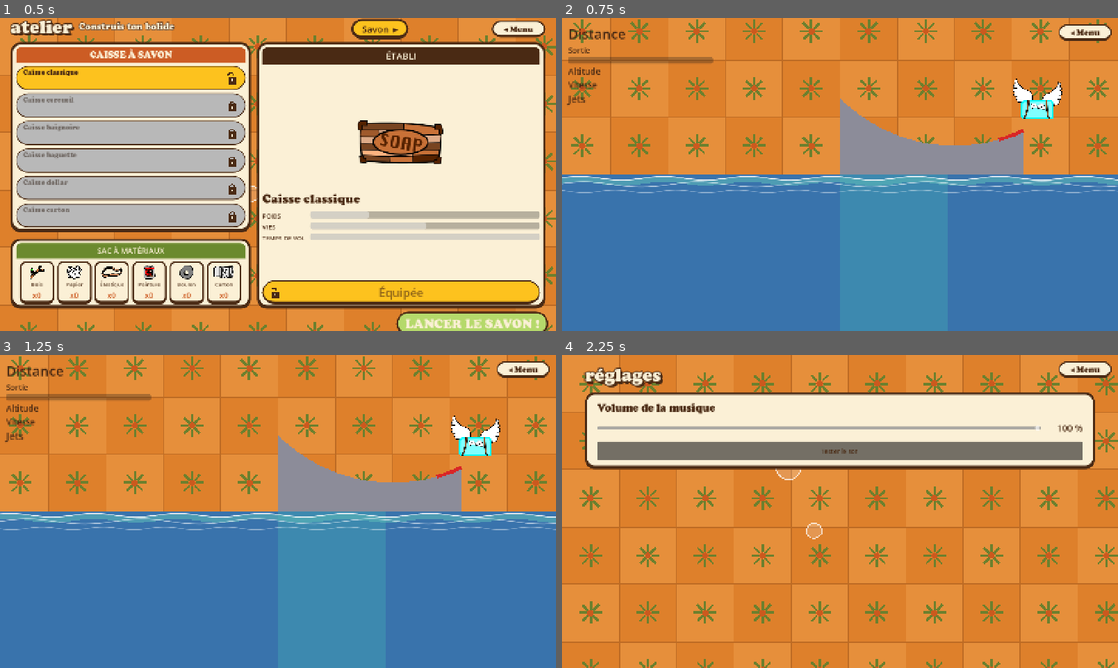
Above: before the commit, frames 1-4 (two rows, left to right).
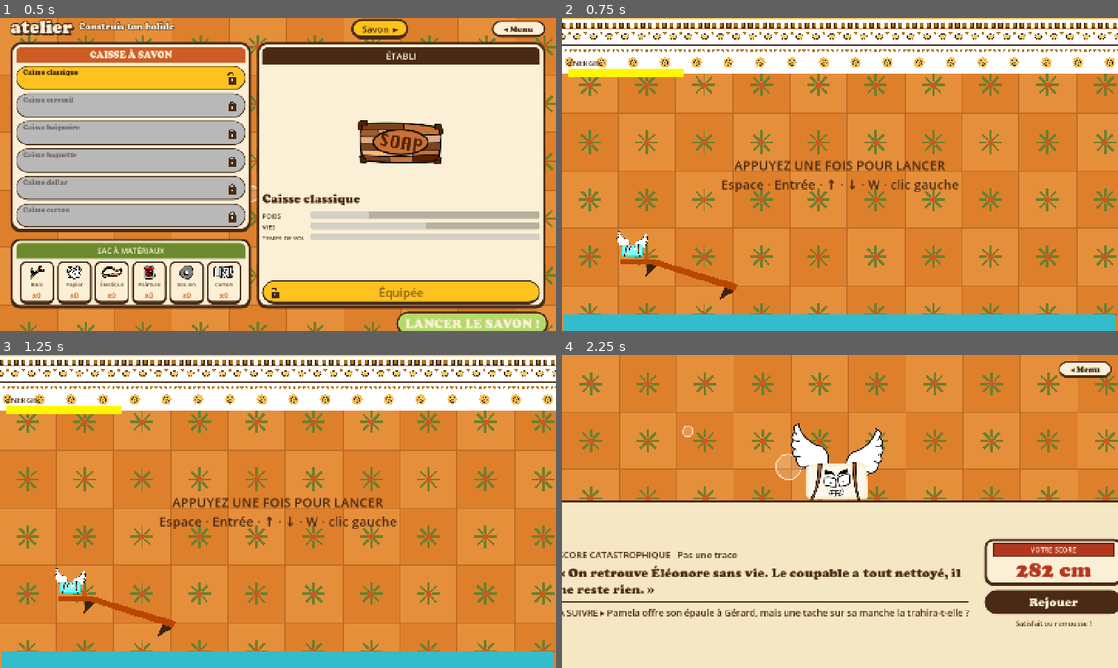
Above: after the commit, the same moments.

Repository: atostivint/LesAilesEtLaCaisse
Game: Godot game, scene res://scenes/atelier.tscn
The game is run twice, just before and just after one commit, with the same random seed, the same clock (stepped at 60 frames per second) and the same inputs. Sound files missing from this copy of the repository are replaced by a short silence.
Inputs (mouse positions are in pixels of both pictures, inside the frame that each line leads up to):
- Up to frame 1 (0.5 s): no input
- Up to frame 2 (0.75 s): click "LANCER LE SAVON !" at 0.5 s
- Up to frame 3 (1.25 s): no input
- Up to frame 4 (2.25 s): click (1084, 370) at 1.25 s, where only the run before the commit has a clickable "◂ Menu"; click (979, 596) at 2 s, where only the run before the commit has a clickable "Réglages"

Frame 1 is identical in both runs. In frame 2, 78% of the frame differs, in the area x 0-100%, y 0-100%; in frame 3, 78%; in frame 4, 78%, in the area x 0-100%, y 4-100%.
Error before the commit: Parse Error: Unexpected "<<" in class body. (res://scripts/vol.gd:126)
Error after the commit: Invalid assignment of property or key 'texture' with value of type 'CompressedTexture2D' on a base object of type 'null instance'. (res://scripts/score_ecran.g…

Commit message:
Push 2 mathilde

Diff:
--- a/Mathilde/main_menu.tscn
+++ b/Mathilde/main_menu.tscn
@@ -76,7 +76,7 @@
 corner_radius_bottom_right = 16
 corner_radius_bottom_left = 16
 
-[node name="MainMenu" type="Control" unique_id=1752383985]
+[node name="MainMenu" type="Control"]
 layout_mode = 3
 anchors_preset = 15
 anchor_right = 1.0
@@ -85,7 +85,7 @@
 grow_vertical = 2
 script = ExtResource("1_hv5mw")
 
-[node name="Fond" type="Control" parent="." unique_id=1307705922]
+[node name="Fond" type="Control" parent="."]
 layout_mode = 1
 anchors_preset = 15
 anchor_right = 1.0
@@ -94,35 +94,35 @@
 grow_vertical = 2
 script = ExtResource("3_tile")
 
-[node name="Etagere" type="Node2D" parent="." unique_id=267384423]
-
-[node name="Planche" type="Polygon2D" parent="Etagere" unique_id=724895415]
+[node name="Etagere" type="Node2D" parent="."]
+
+[node name="Planche" type="Polygon2D" parent="Etagere"]
 color = Color(0.6, 0.36, 0.18, 1)
 polygon = PackedVector2Array(0, 520, 580, 520, 580, 542, 0, 542)
 
-[node name="MontantG" type="Polygon2D" parent="Etagere" unique_id=16498107]
+[node name="MontantG" type="Polygon2D" parent="Etagere"]
 color = Color(0.42, 0.24, 0.12, 1)
 polygon = PackedVector2Array(30, 542, 50, 542, 50, 572, 30, 572)
 
-[node name="MontantD" type="Polygon2D" parent="Etagere" unique_id=457708742]
+[node name="MontantD" type="Polygon2D" parent="Etagere"]
 color = Color(0.42, 0.24, 0.12, 1)
 polygon = PackedVector2Array(500, 542, 520, 542, 520, 572, 500, 572)
 
-[node name="Coureur" type="Node2D" parent="." unique_id=775737576]
+[node name="Coureur" type="Node2D" parent="."]
 position = Vector2(150, 520)
 script = ExtResource("2_run")
 
-[node name="Savon" parent="Coureur" unique_id=1696874375 instance=ExtResource("6_soap")]
+[node name="Savon" parent="Coureur" instance=ExtResource("6_soap")]
 mouths = Array[Texture2D]([ExtResource("5_1u4yv"), ExtResource("6_utccf"), ExtResource("7_dlqu6"), ExtResource("8_nnwcl"), ExtResource("9_pp1d3")])
 
-[node name="Eau" type="Control" parent="." unique_id=1443041882]
+[node name="Eau" type="Control" parent="."]
 anchors_preset = 0
 offset_top = 740.0
 offset_right = 1456.0
 offset_bottom = 819.0
 script = ExtResource("4_eau")
 
-[node name="Titre" type="Label" parent="." unique_id=1104752963]
+[node name="Titre" type="Label" parent="."]
 layout_mode = 0
 offset_left = 760.0
 offset_top = 20.0
@@ -139,7 +139,7 @@
 text = "Les ailes
 et la caisse"
 
-[node name="Sous-titre" type="Label" parent="." unique_id=622477877]
+[node name="Sous-titre" type="Label" parent="."]
 layout_mode = 0
 offset_left = 776.0
 offset_top = 290.0
@@ -151,7 +151,7 @@
 text = "Satisfait ou remoussé"
 horizontal_alignment = 1
 
-[node name="Boutons" type="VBoxContainer" parent="." unique_id=1874568896]
+[node name="Boutons" type="VBoxContainer" parent="."]
 layout_mode = 0
 offset_left = 776.0
 offset_top = 400.0
@@ -159,7 +159,7 @@
 offset_bottom = 762.0
 theme_override_constants/separation = 14
 
-[node name="Jouer" type="Button" parent="Boutons" unique_id=22785322]
+[node name="Jouer" type="Button" parent="Boutons"]
 custom_minimum_size = Vector2(630, 80)
 layout_mode = 2
 theme_override_colors/font_color = Color(1, 1, 1, 1)
@@ -173,7 +173,7 @@
 theme_override_styles/focus = SubResource("btn_vert")
 text = "Nouvelle partie"
 
-[node name="Continuer" type="Button" parent="Boutons" unique_id=2125870882]
+[node name="Continuer" type="Button" parent="Boutons"]
 custom_minimum_size = Vector2(630, 80)
 layout_mode = 2
 theme_override_colors/font_color = Color(1, 1, 1, 1)
@@ -189,7 +189,7 @@
 theme_override_styles/focus = SubResource("btn_marron")
 text = "Continuer"
 
-[node name="Reglages" type="Button" parent="Boutons" unique_id=1100497700]
+[node name="Reglages" type="Button" parent="Boutons"]
 custom_minimum_size = Vector2(630, 80)
 layout_mode = 2
 theme_override_colors/font_color = Color(1, 1, 1, 1)
@@ -203,7 +203,7 @@
 theme_override_styles/focus = SubResource("btn_marron")
 text = "Réglages"
 
-[node name="Credits" type="Button" parent="Boutons" unique_id=212940124]
+[node name="Credits" type="Button" parent="Boutons"]
 custom_minimum_size = Vector2(630, 80)
 layout_mode = 2
 theme_override_colors/font_color = Color(1, 1, 1, 1)
@@ -217,7 +217,7 @@
 theme_override_styles/focus = SubResource("btn_marron")
 text = "Crédits"
 
-[node name="Score" type="PanelContainer" parent="." unique_id=1405803922]
+[node name="Score" type="PanelContainer" parent="."]
 layout_mode = 0
 offset_left = 24.0
 offset_top = 580.0
@@ -225,18 +225,18 @@
 offset_bottom = 730.0
 theme_override_styles/panel = SubResource("score_panel")
 
-[node name="Contenu" type="VBoxContainer" parent="Score" unique_id=1092189320]
+[node name="Contenu" type="VBoxContainer" parent="Score"]
 layout_mode = 2
 alignment = 1
 
-[node name="Titre" type="Label" parent="Score/Contenu" unique_id=68041151]
+[node name="Titre" type="Label" parent="Score/Contenu"]
 layout_mode = 2
 theme_override_colors/font_color = Color(0.42, 0.54, 0.18, 1)
 theme_override_font_sizes/font_size = 22
 text = "MEILLEUR SCORE"
 horizontal_alignment = 1
 
-[node name="Valeur" type="Label" parent="Score/Contenu" unique_id=878821855]
+[node name="Valeur" type="Label" parent="Score/Contenu"]
 layout_mode = 2
 theme_override_colors/font_color = Color(0.42, 0.54, 0.18, 1)
 theme_override_font_sizes/font_size = 72
--- a/scenes/level.gd
+++ b/scenes/level.gd
@@ -82,7 +82,7 @@
 	if _termine:
 		return
 	_termine = true
-	var distance := (soap.global_position.x - _start_x) / tuning.ppm
+	var distance: float = (soap.global_position.x - _start_x) / tuning.ppm
 	GameState.apply_result(distance, distance >= tuning.door_x, _collected)
 	get_tree().change_scene_to_file(SCORES[_palier(distance)])
 
--- a/scripts/atelier.gd
+++ b/scripts/atelier.gd
@@ -173,7 +173,7 @@
 
 
 func _on_launch() -> void:
-	get_tree().change_scene_to_file("res://scenes/vol.tscn")
+	get_tree().change_scene_to_file("res://scenes/level.tscn")
 
 
 func _material_tile(index: int, materiau: MaterialData, count: int) -> PanelContainer:
--- a/scripts/vol.gd
+++ b/scripts/vol.gd
@@ -123,15 +123,9 @@
 	spawn_timer.stop()
 	blink.stop()
 	soap.modulate = Color.WHITE
-<< << << < HEAD
-
-	hud.show_result(_result_text())
-	return_delay.start() # le message « ENTRÉE » n'apparaît (et l'écran ne se quitte) qu'après ce délai
-== == == =
 	if sim.phase == FlightSim.Phase.STOPPED:
 		_shake(1.0) # plouf
 	return_delay.start() # le message « ENTRÉE » n'apparaît (et l'écran ne se quitte) qu'après ce délai
->> >> >> > menu - titre
 
 
 func _aller_au_score() -> void:
@@ -201,5 +195,3 @@
 	lines.append("Récolte : %s" % tuning.collected_text(result["collected"]))
 	lines.append("Record : %s" % tuning.cm(GameState.best))
 	return "\n".join(lines)
-== == == =
->> >> >> > menu - titre
Not shown: 1 places in Mathilde/main_menu.tscn that only renumber resources
Not shown: 1 places in data/crates/baguette.tres that only renumber resources
Not shown: 1 places in data/crates/baignoire.tres that only renumber resources
Not shown: 1 places in data/crates/carton.tres that only renumber resources
Not shown: 1 places in data/crates/cercueil.tres that only renumber resources
Not shown: 1 places in data/crates/classique.tres that only renumber resources
Not shown: 1 places in data/crates/dollar.tres that only renumber resources
Not shown: 1 places in data/materials/boulon.tres that only renumber resources
Not shown: 1 places in data/materials/carton.tres that only renumber resources
Not shown: 1 places in data/materials/elastique.tres that only renumber resources
Not shown: 1 places in data/materials/etoile.tres that only renumber resources
Not shown: 1 places in data/materials/planche.tres that only renumber resources
(and 2 more such lines)
